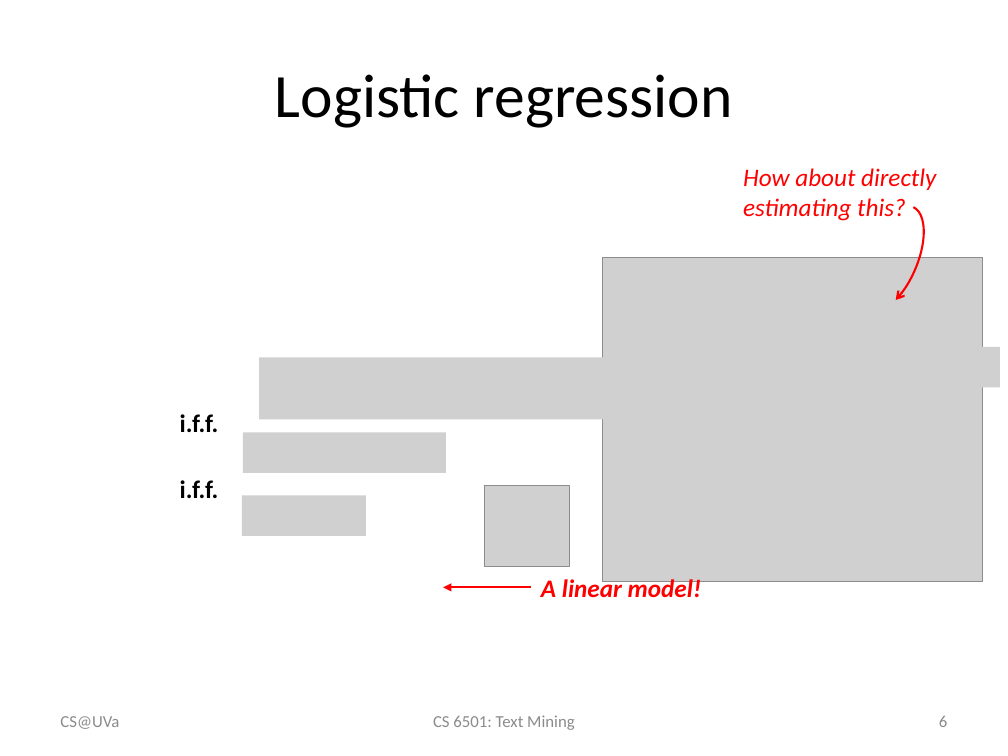
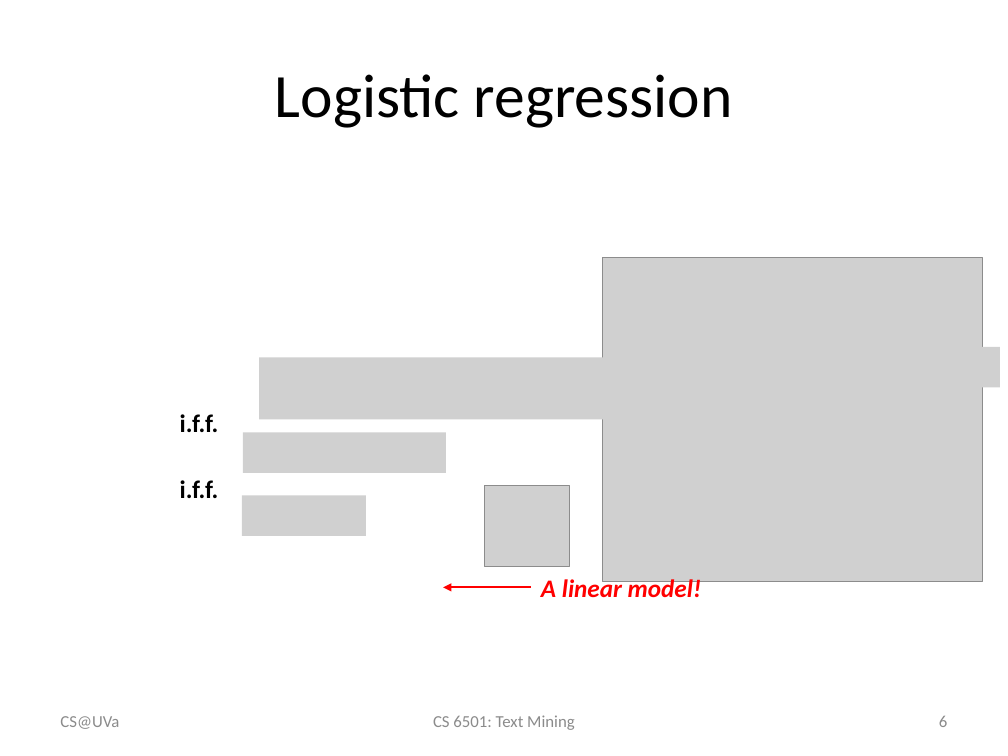
Before and after one commit to wang296/CS6501-Text-Mining, a slide deck: slide 6 of docs/svm.pptx. Drawn at 1008x756 pixels with LibreOffice and Linux fonts; fonts in the diff are those of the drawing; grey boxes stand for pictures. Boxes give left, top, right and bottom in pixels: in the first picture for what was removed or moved away, otherwise in the second. Text is boxed around its words. In the diff, an @@ line names an element or a change of style, - is before the commit and + after.

```diff
--- a/docs/svm.pptx
+++ b/docs/svm.pptx
@@ text removed at box(743, 168, 936, 221) @@
-How about directly estimating this?
@@ arc (boxed as its full ellipse) removed at box(842, 196, 938, 323) @@
```
Also in this commit, not shown: 10 other slides changed, 1 slide added, 2 other files.
